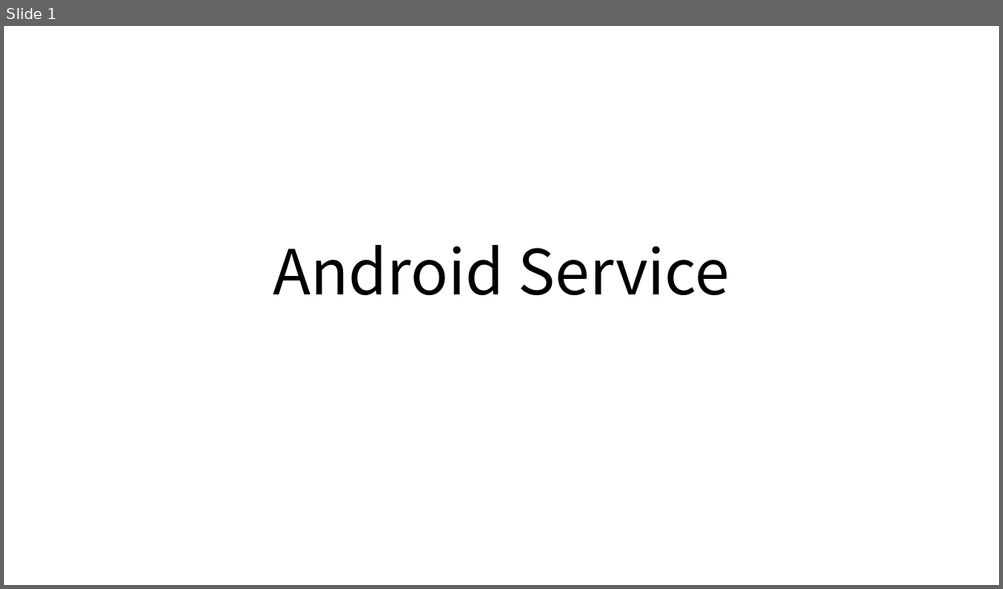
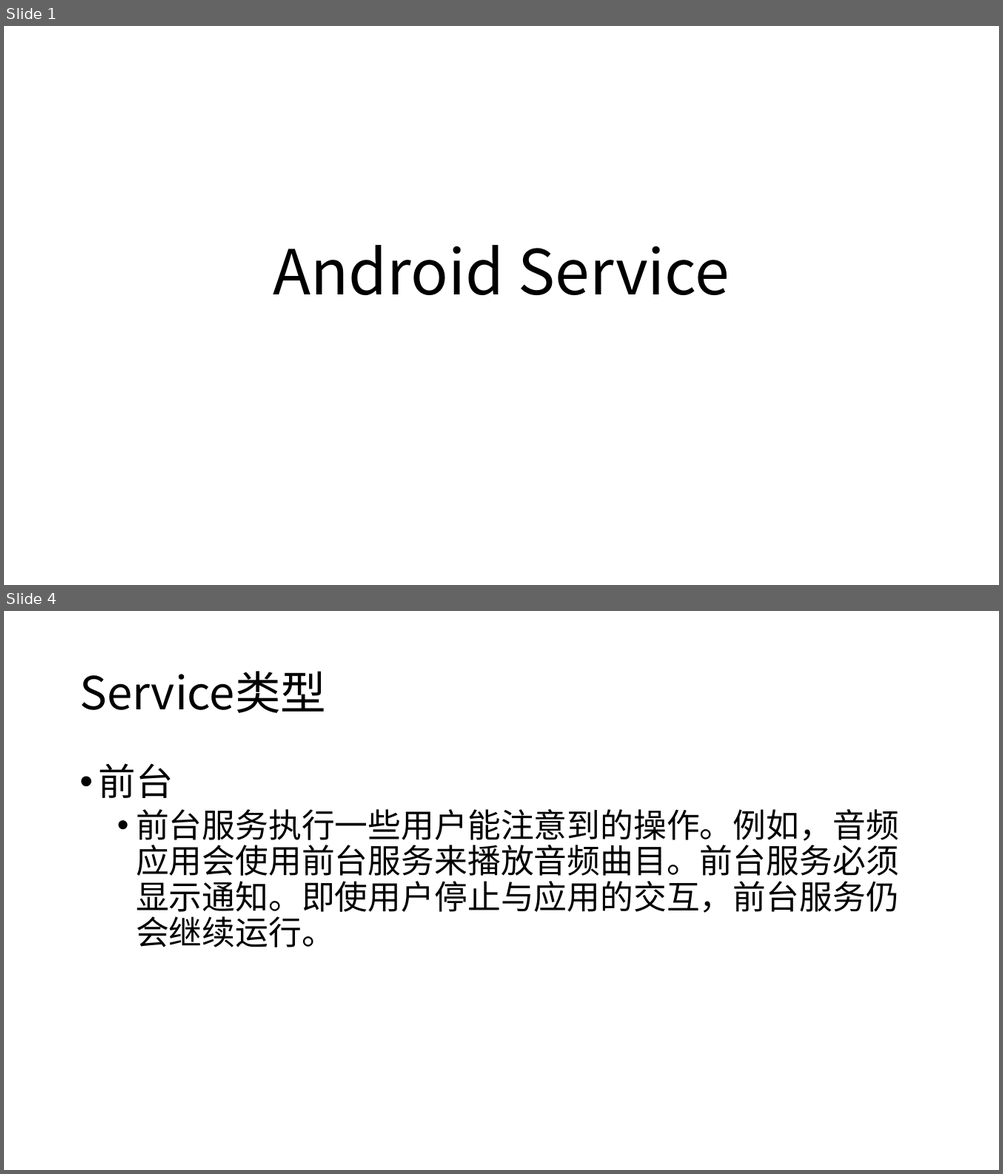
Before and after one commit to tanglw2020/android-class, a slide deck: Android Service.pptx. Shown one above the other, each under a label of ours: slide 1 before the commit, slides 1 and 4 after it; the slides between them are not shown. The pictures are 1003x589 and 1003x1174 pixels, drawn with LibreOffice and Linux fonts; fonts in the diff are those of the drawing. Boxes give left, top, right and bottom in pixels: in the first picture for what was removed or moved away, otherwise in the second. Text is boxed around its words. In the diff, an @@ line names an element or a change of style, - is before the commit and + after.

```diff
--- a/Android Service.pptx
+++ b/Android Service.pptx
@@ slide 4 added at bbox=[4, 611, 999, 1170], background #FFFFFF @@
@@ title added at bbox=[79, 671, 326, 713], 44 pt, text #000000 @@
+Service类型
@@ text added at bbox=[99, 763, 899, 948], 32 pt, text #000000 @@
+• 前台
+  • 前台服务执行一些用户能注意到的操作。例如，音频应用会使用前台服务来播放音频曲目。前台服务必须显示通知。即使用户停止与应用的交互，前台服务仍会继续运行。
```
Also in this commit, not shown: 6 other slides added, 7 slides removed, 6 other files.
